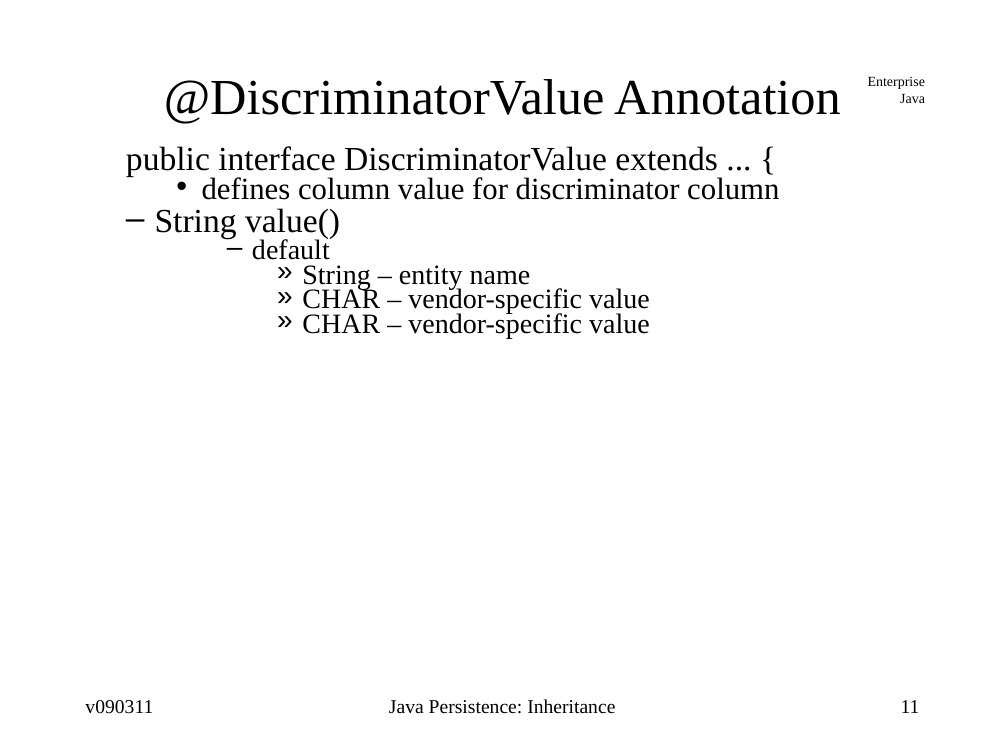
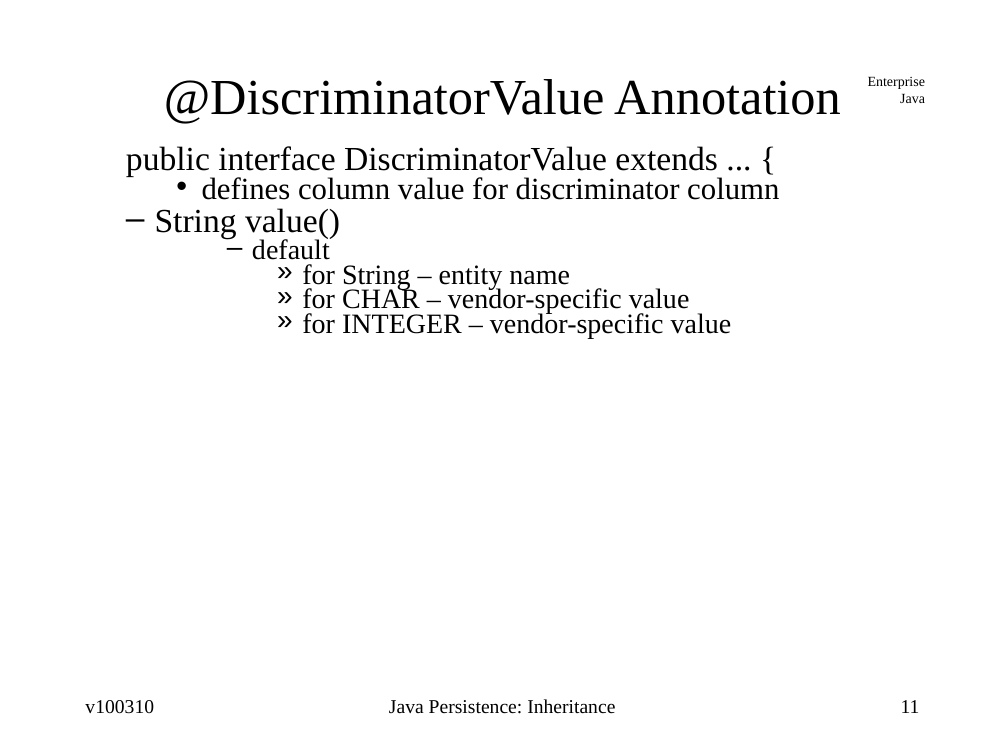
Before and after one commit to jcstaff/ejava-javaee, a slide deck: slide 11 of ormInheritance/src/site/resources/lectures/ormInheritance.ppt. Drawn at 1008x756 pixels with LibreOffice and Linux fonts; fonts in the diff are those of the drawing. Boxes give left, top, right and bottom in pixels: in the first picture for what was removed or moved away, otherwise in the second. Text is boxed around its words. In the diff, an @@ line names an element or a change of style, - is before the commit and + after.

```diff
--- a/ormInheritance/src/site/resources/lectures/ormInheritance.ppt
+++ b/ormInheritance/src/site/resources/lectures/ormInheritance.ppt
@@ text at (302,264,732,338): text changed @@
-        » String – entity name
-        » CHAR – vendor-specific value
-        » CHAR – vendor-specific value
+        » for String – entity name
+        » for CHAR – vendor-specific value
+        » for INTEGER – vendor-specific value
@@ text at (85,700,154,714): text changed @@
-v090311
+v100310
```
Also in this commit, not shown: 45 other slides changed, 1 other file.
